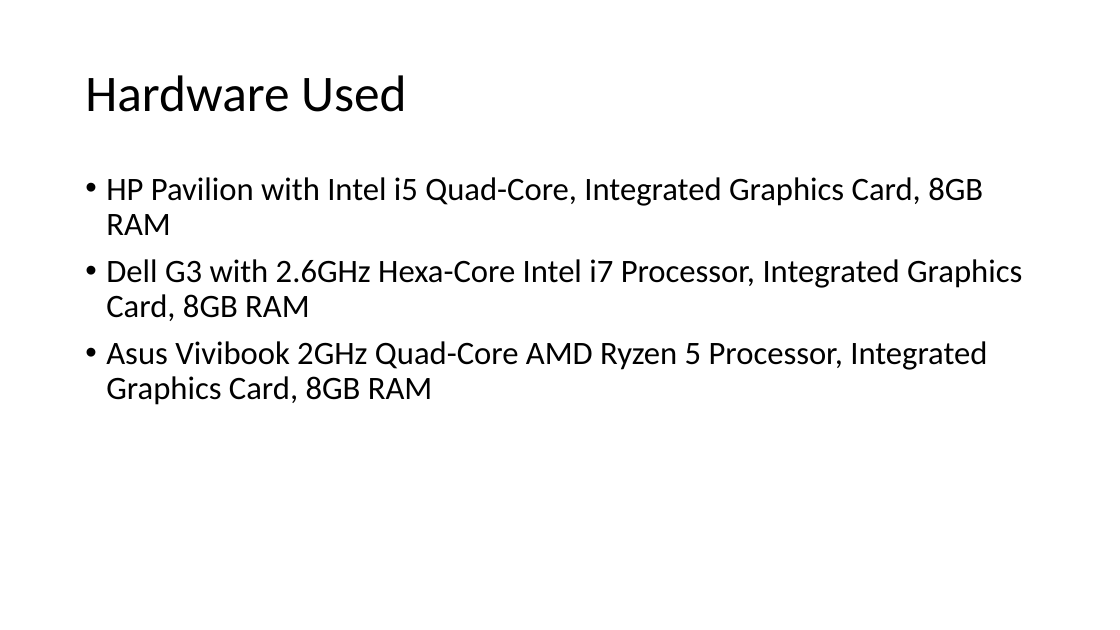
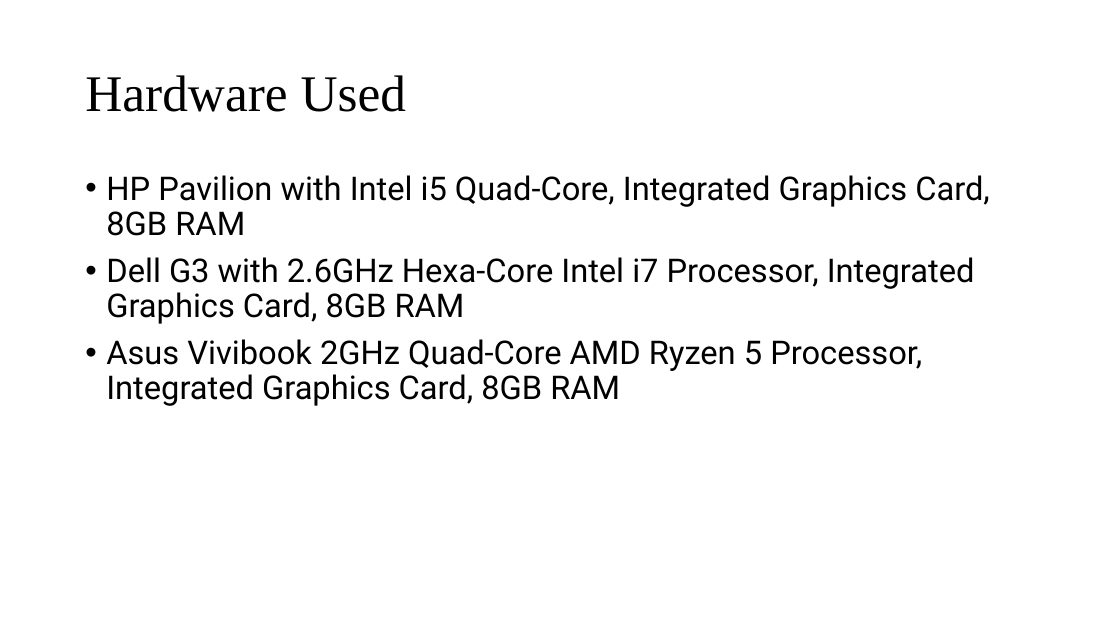
Before and after one commit to TheAnonymousMan/local-language-recognition-gcelt-class-2021, a slide deck: slide 4 of Documentation/4th Year Project Presentation.pptx. Drawn at 1120x630 pixels with LibreOffice and Linux fonts; fonts in the diff are those of the drawing. Boxes give left, top, right and bottom in pixels: in the first picture for what was removed or moved away, otherwise in the second. Text is boxed around its words. In the diff, an @@ line names an element or a change of style, - is before the commit and + after.

```diff
--- a/Documentation/4th Year Project Presentation.pptx
+++ b/Documentation/4th Year Project Presentation.pptx
@@ title "Hardware Used" at bbox=[85, 75, 406, 112]: font Calibri to Times New Roman @@
@@ text "HP Pavilion with Intel i5 ..." at bbox=[106, 175, 990, 406]: font Calibri to Roboto @@
```
Also in this commit, not shown: 10 other slides changed, 1 slide added, 2 slides removed.
